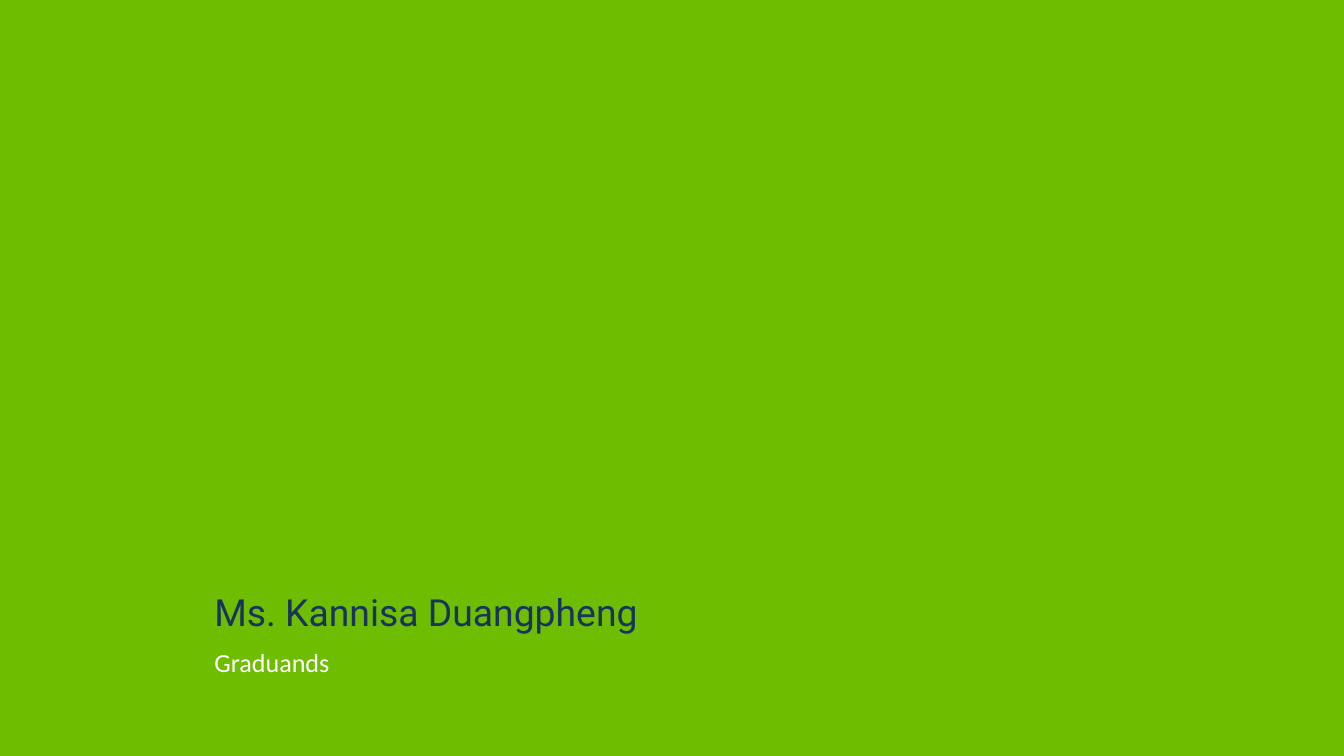
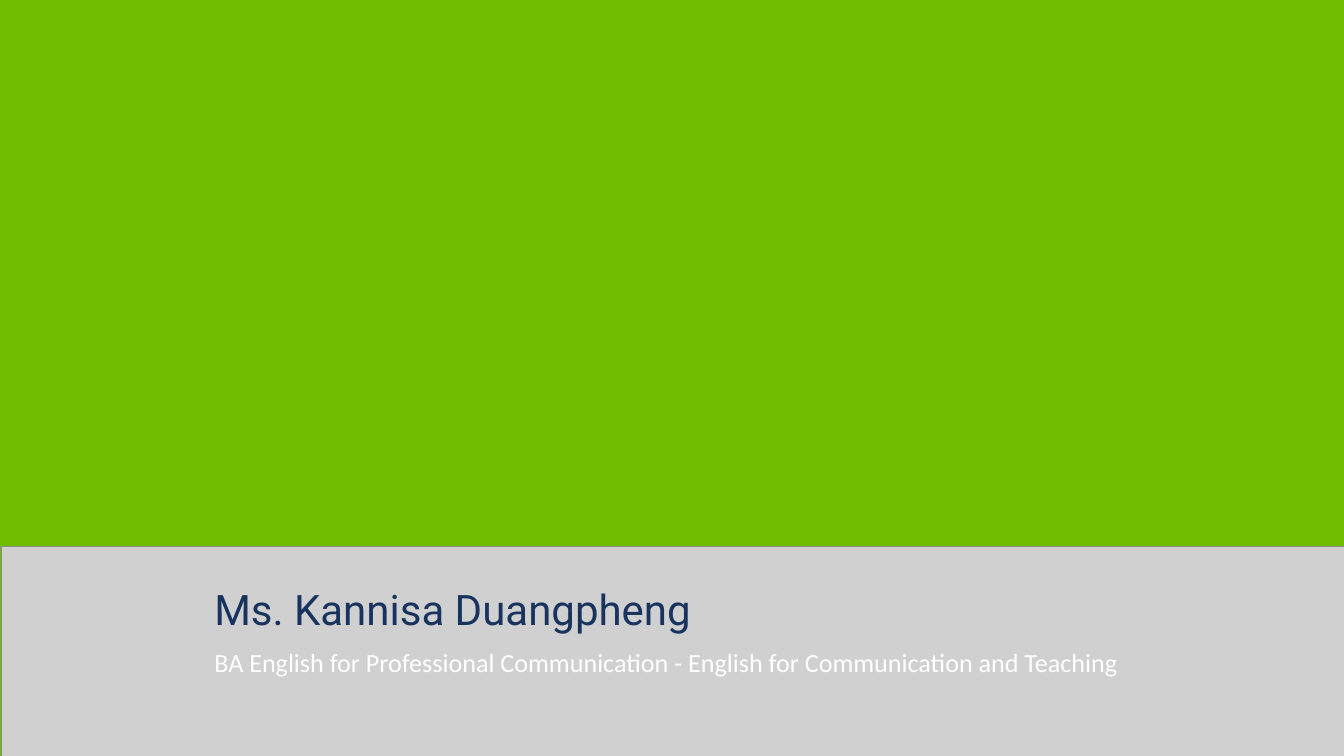
Before and after one commit to p-e-koko/excel_to_lowerthird, a slide deck: slide 33 of lowerthirds.pptx. Drawn at 1344x756 pixels with LibreOffice and Linux fonts; fonts in the diff are those of the drawing; grey boxes stand for pictures; background and template pictures are left out. Boxes give left, top, right and bottom in pixels: in the first picture for what was removed or moved away, otherwise in the second. Text is boxed around its words. In the diff, an @@ line names an element or a change of style, - is before the commit and + after.

```diff
--- a/lowerthirds.pptx
+++ b/lowerthirds.pptx
@@ picture added at (x1=1, y1=546, x2=1344, y2=756) @@
@@ text "Ms. Kannisa Duangpheng" at (x1=214, y1=593, x2=691, y2=634): size 40 to 45 pt @@
@@ text at (x1=214, y1=654, x2=1117, y2=676): text changed @@
-Graduands
+BA English for Professional Communication - English for Communication and Teaching
```
Also in this commit, not shown: 202 other slides changed, 2 slides added, 2 slides removed, 3 other files.
